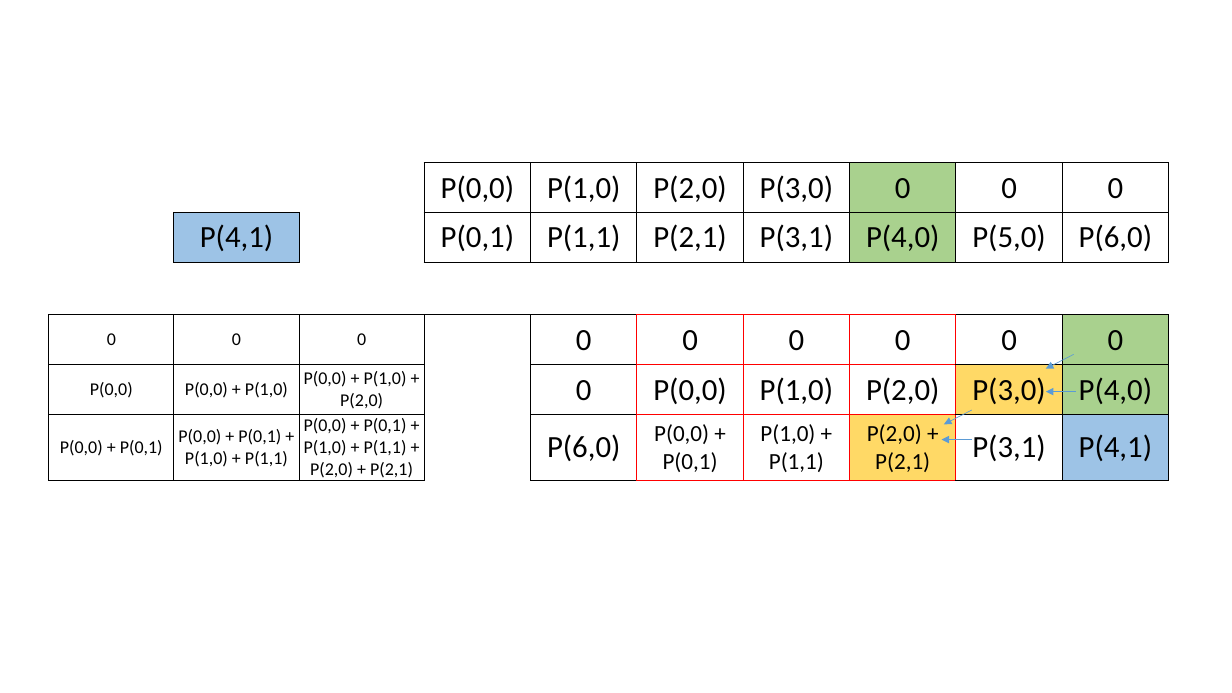
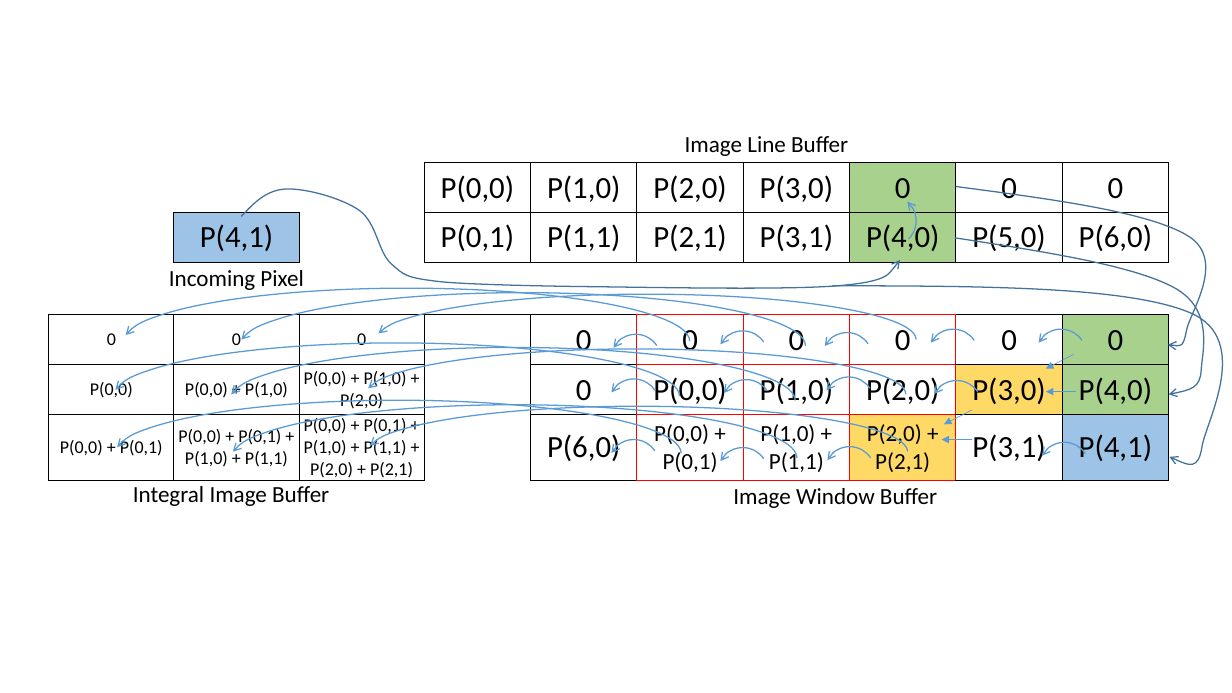
Before and after one commit to hammashamzah/lsicontest-timHAF, a slide deck: slide 15 of Documents/Buffer Simulation.pptx. Drawn at 1232x693 pixels with LibreOffice and Linux fonts; fonts in the diff are those of the drawing. Boxes give left, top, right and bottom in pixels: in the first picture for what was removed or moved away, otherwise in the second. Text is boxed around its words. In the diff, an @@ line names an element or a change of style, - is before the commit and + after.

Commit message:
Modified project files and added integral image generation description

```diff
--- a/Documents/Buffer Simulation.pptx
+++ b/Documents/Buffer Simulation.pptx
@@ text added at (685, 136, 848, 156), 18 pt, text #000000 @@
+Image Line Buffer
@@ freeform shape added at (241, 189, 900, 288), outline #43739E 1 pt @@
@@ arc (boxed as its full ellipse) added at (871, 197, 917, 246), outline #5B9BD5 1 pt @@
@@ freeform shape added at (956, 187, 1206, 346), outline #43739E 1 pt @@
@@ freeform shape added at (955, 238, 1203, 394), outline #43739E 1 pt @@
@@ arc (boxed as its full ellipse) added at (124, 288, 689, 395), outline #5B9BD5 1 pt @@
@@ text added at (169, 270, 303, 293), 18 pt, text #000000 @@
+Incoming Pixel
@@ arc (boxed as its full ellipse) added at (239, 293, 805, 399), outline #5B9BD5 1 pt @@
@@ arc (boxed as its full ellipse) added at (376, 294, 916, 384), outline #5B9BD5 1 pt @@
@@ freeform shape added at (833, 286, 1223, 463), outline #43739E 1 pt @@
@@ arc (boxed as its full ellipse) added at (928, 329, 979, 380), outline #5B9BD5 1 pt @@
@@ arc (boxed as its full ellipse) added at (1036, 329, 1087, 380), outline #5B9BD5 1 pt @@
@@ arc (boxed as its full ellipse) added at (114, 343, 679, 449), outline #5B9BD5 1 pt @@
@@ arc (boxed as its full ellipse) added at (229, 348, 795, 454), outline #5B9BD5 1 pt @@
@@ arc (boxed as its full ellipse) added at (366, 349, 906, 440), outline #5B9BD5 1 pt @@
@@ arc (boxed as its full ellipse) added at (611, 335, 662, 385), outline #5B9BD5 1 pt @@
@@ arc (boxed as its full ellipse) added at (718, 331, 769, 382), outline #5B9BD5 1 pt @@
@@ arc (boxed as its full ellipse) added at (822, 333, 872, 384), outline #5B9BD5 1 pt @@
@@ arc (boxed as its full ellipse) added at (609, 379, 660, 430), outline #5B9BD5 1 pt @@
@@ arc (boxed as its full ellipse) added at (721, 380, 772, 431), outline #5B9BD5 1 pt @@
@@ arc (boxed as its full ellipse) added at (823, 377, 874, 428), outline #5B9BD5 1 pt @@
@@ arc (boxed as its full ellipse) added at (932, 381, 982, 432), outline #5B9BD5 1 pt @@
@@ arc (boxed as its full ellipse) added at (116, 400, 681, 506), outline #5B9BD5 1 pt @@
@@ arc (boxed as its full ellipse) added at (231, 405, 797, 511), outline #5B9BD5 1 pt @@
@@ arc (boxed as its full ellipse) added at (368, 407, 908, 497), outline #5B9BD5 1 pt @@
@@ arc (boxed as its full ellipse) added at (609, 440, 660, 491), outline #5B9BD5 1 pt @@
@@ arc (boxed as its full ellipse) added at (718, 447, 769, 498), outline #5B9BD5 1 pt @@
@@ arc (boxed as its full ellipse) added at (824, 446, 875, 497), outline #5B9BD5 1 pt @@
@@ arc (boxed as its full ellipse) added at (1040, 443, 1091, 494), outline #5B9BD5 1 pt @@
@@ text added at (133, 486, 329, 506), 18 pt, text #000000 @@
+Integral Image Buffer
@@ text added at (733, 488, 937, 508), 18 pt, text #000000 @@
+Image Window Buffer
```
Also in this commit, not shown: 1 slide added, 54 other files.
